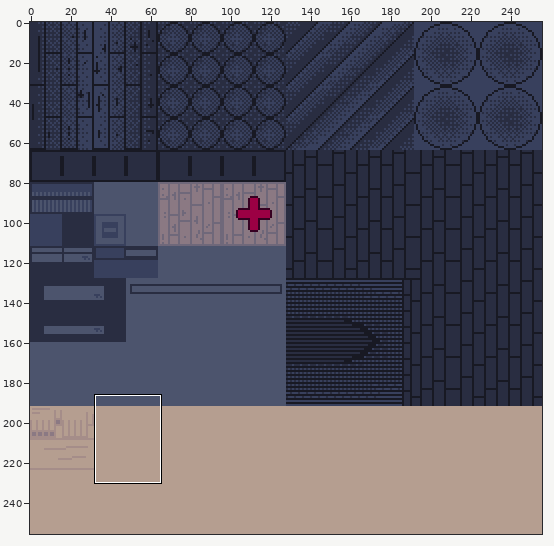
Two versions of one sprite sheet, assets/obj/spr_dreadzone_texture.png. Above, an overview of the earlier version with the close-up marked.
Close-up. Before the commit:
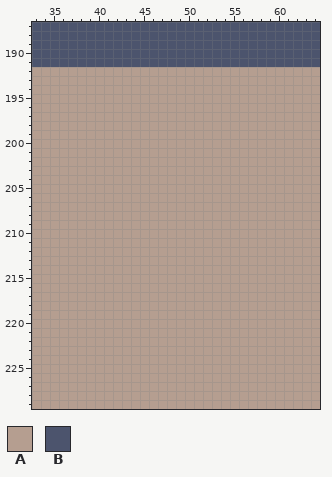
The file is 256x256 pixels. Shown: x 33..64, y 187..229.
Palette (. is transparent): A #b59e90  B #4c546d
Pixels before, first column x 33:
187 BBBBBBBBBBBBBBBBBBBBBBBBBBBBBBBB
188 BBBBBBBBBBBBBBBBBBBBBBBBBBBBBBBB
189 BBBBBBBBBBBBBBBBBBBBBBBBBBBBBBBB
190 BBBBBBBBBBBBBBBBBBBBBBBBBBBBBBBB
191 BBBBBBBBBBBBBBBBBBBBBBBBBBBBBBBB
192 AAAAAAAAAAAAAAAAAAAAAAAAAAAAAAAA
193 AAAAAAAAAAAAAAAAAAAAAAAAAAAAAAAA
194 AAAAAAAAAAAAAAAAAAAAAAAAAAAAAAAA
195 AAAAAAAAAAAAAAAAAAAAAAAAAAAAAAAA
196 AAAAAAAAAAAAAAAAAAAAAAAAAAAAAAAA
197 AAAAAAAAAAAAAAAAAAAAAAAAAAAAAAAA
198 AAAAAAAAAAAAAAAAAAAAAAAAAAAAAAAA
199 AAAAAAAAAAAAAAAAAAAAAAAAAAAAAAAA
200 AAAAAAAAAAAAAAAAAAAAAAAAAAAAAAAA
201 AAAAAAAAAAAAAAAAAAAAAAAAAAAAAAAA
202 AAAAAAAAAAAAAAAAAAAAAAAAAAAAAAAA
203 AAAAAAAAAAAAAAAAAAAAAAAAAAAAAAAA
204 AAAAAAAAAAAAAAAAAAAAAAAAAAAAAAAA
205 AAAAAAAAAAAAAAAAAAAAAAAAAAAAAAAA
206 AAAAAAAAAAAAAAAAAAAAAAAAAAAAAAAA
207 AAAAAAAAAAAAAAAAAAAAAAAAAAAAAAAA
208 AAAAAAAAAAAAAAAAAAAAAAAAAAAAAAAA
209 AAAAAAAAAAAAAAAAAAAAAAAAAAAAAAAA
210 AAAAAAAAAAAAAAAAAAAAAAAAAAAAAAAA
211 AAAAAAAAAAAAAAAAAAAAAAAAAAAAAAAA
212 AAAAAAAAAAAAAAAAAAAAAAAAAAAAAAAA
213 AAAAAAAAAAAAAAAAAAAAAAAAAAAAAAAA
214 AAAAAAAAAAAAAAAAAAAAAAAAAAAAAAAA
215 AAAAAAAAAAAAAAAAAAAAAAAAAAAAAAAA
216 AAAAAAAAAAAAAAAAAAAAAAAAAAAAAAAA
217 AAAAAAAAAAAAAAAAAAAAAAAAAAAAAAAA
218 AAAAAAAAAAAAAAAAAAAAAAAAAAAAAAAA
219 AAAAAAAAAAAAAAAAAAAAAAAAAAAAAAAA
220 AAAAAAAAAAAAAAAAAAAAAAAAAAAAAAAA
221 AAAAAAAAAAAAAAAAAAAAAAAAAAAAAAAA
222 AAAAAAAAAAAAAAAAAAAAAAAAAAAAAAAA
223 AAAAAAAAAAAAAAAAAAAAAAAAAAAAAAAA
224 AAAAAAAAAAAAAAAAAAAAAAAAAAAAAAAA
225 AAAAAAAAAAAAAAAAAAAAAAAAAAAAAAAA
226 AAAAAAAAAAAAAAAAAAAAAAAAAAAAAAAA
227 AAAAAAAAAAAAAAAAAAAAAAAAAAAAAAAA
228 AAAAAAAAAAAAAAAAAAAAAAAAAAAAAAAA
229 AAAAAAAAAAAAAAAAAAAAAAAAAAAAAAAA
The result:
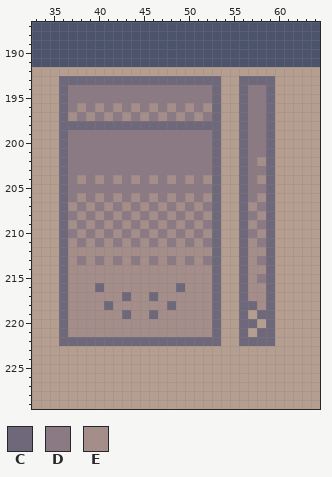
Colours new in this view: C #6f687a  D #8b7983  E #a58d89
Edits made:
Changed rows in their new state; - is an unchanged pixel.
first column x 36:
193 CCCCCCCCCCCCCCCCCC--CCCC
194 CDDDDDDDDDDDDDDDDC--CDDC
195 CDDDDDDDDDDDDDDDDC--CDDC
196 CDEDEDEDEDEDEDEDEC--CDDC
197 CEDEDEDEDEDEDEDEDC--CDDC
198 CCCCCCCCCCCCCCCCCC--CDDC
199 CDDDDDDDDDDDDDDDDC--CDDC
200 CDDDDDDDDDDDDDDDDC--CDDC
201 CDDDDDDDDDDDDDDDDC--CDDC
202 CDDDDDDDDDDDDDDDDC--CDEC
203 CDDDDDDDDDDDDDDDDC--CDDC
204 CDEDEDEDEDEDEDEDEC--CDEC
205 CDDDDDDDDDDDDDDDDC--CDDC
206 CDEDEDEDEDEDEDEDEC--CDEC
207 CEDEDEDEDEDEDEDEDC--CEDC
208 CDEDEDEDEDEDEDEDEC--CDEC
209 CEDEDEDEDEDEDEDEDC--CEDC
210 CDEDEDEDEDEDEDEDEC--CDEC
211 CEDEDEDEDEDEDEDEDC--CEDC
212 CEEEEEEEEEEEEEEEEC--CEEC
213 CEDEDEDEDEDEDEDEDC--CEDC
214 CEEEEEEEEEEEEEEEEC--CEEC
215 CEEEEEEEEEEEEEEEEC--CEDC
216 CEEECEEEEEEEECEEEC--CEEC
217 CEEEEEECEECEEEEEEC--CEEC
218 CEEEECEEEEEECEEEEC--CCEC
219 CEEEEEECEECEEEEEEC--C-CC
220 CEEEEEEEEEEEEEEEEC--CC-C
221 CEEEEEEEEEEEEEEEEC--C-CC
222 CCCCCCCCCCCCCCCCCC--CCCC
Boxes around the changes in both close-ups, in picture pixels (x1, y1, x2, y2):
changed: (59, 76, 275, 346)
